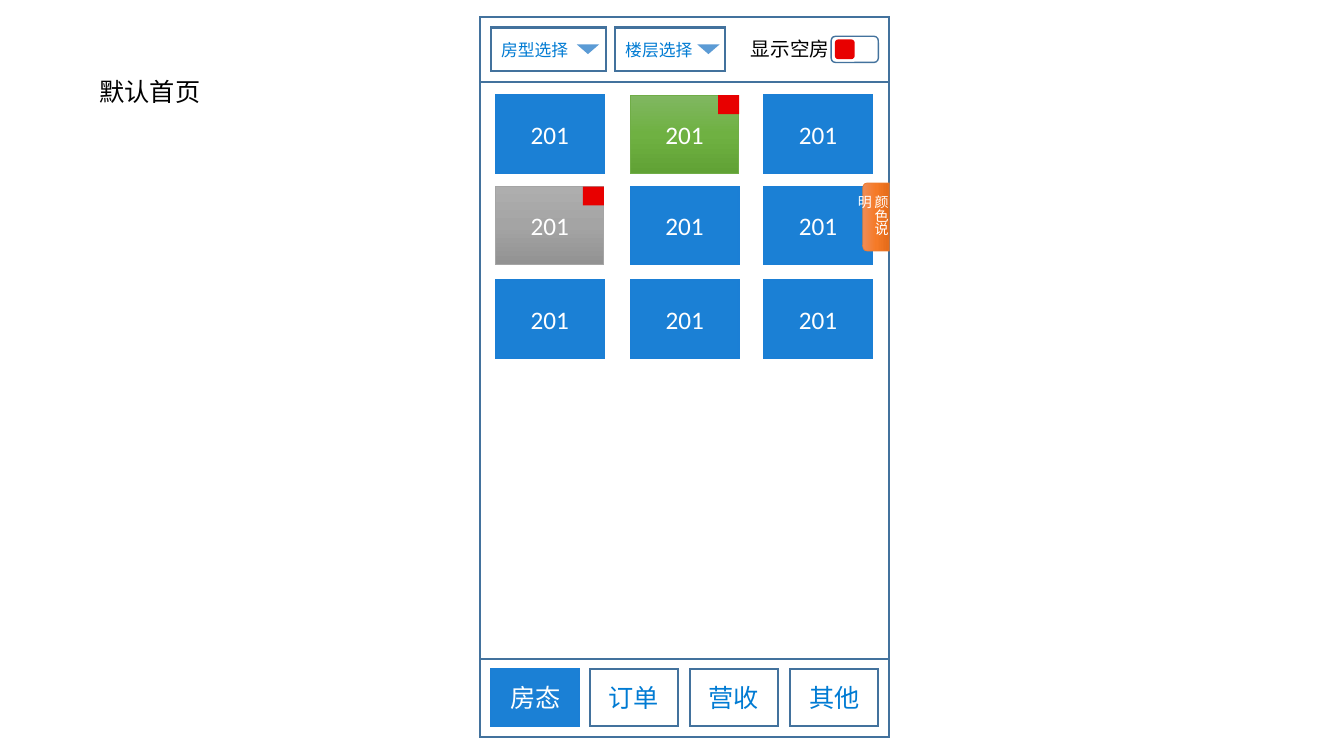
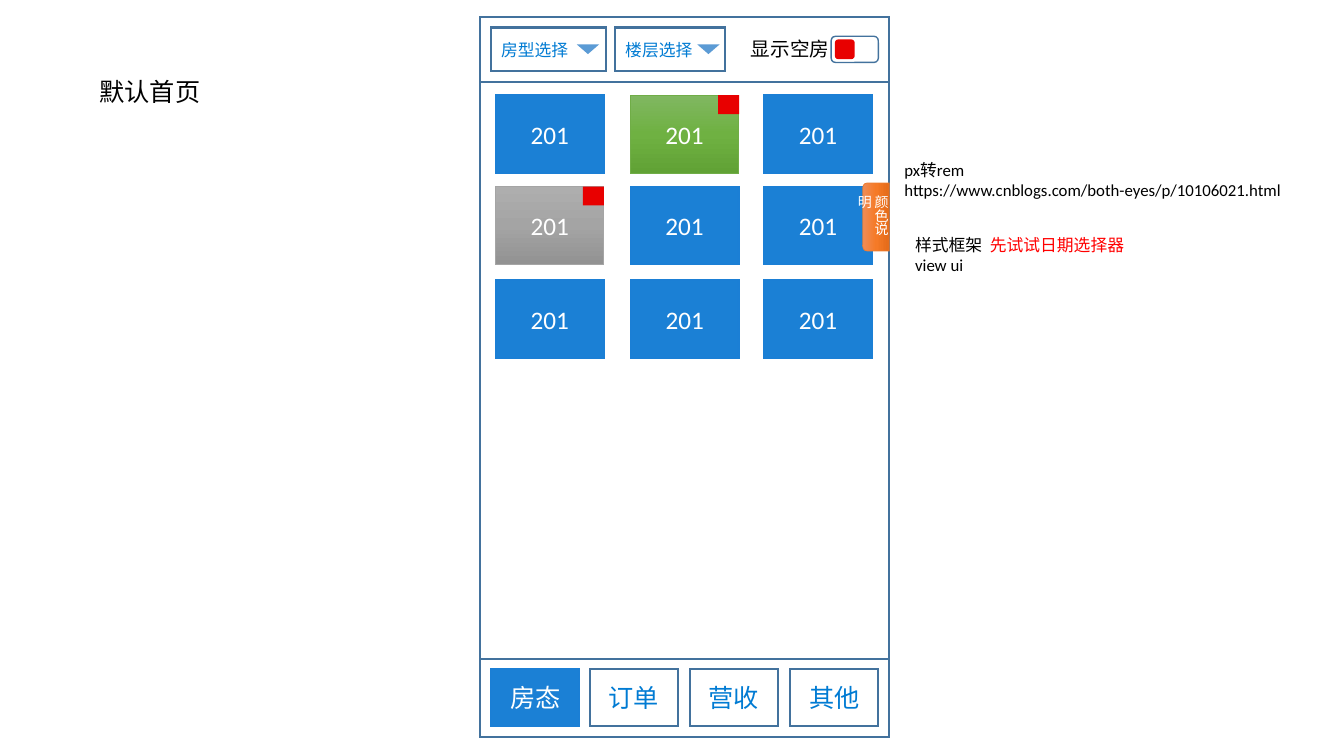
Before and after one commit to ISheenSomeOne/eLive, a slide deck: slide 1 of 后台文档/后台移动端界面.pptx. Drawn at 1344x756 pixels with LibreOffice and Linux fonts; fonts in the diff are those of the drawing. Boxes give left, top, right and bottom in pixels: in the first picture for what was removed or moved away, otherwise in the second. Text is boxed around its words. In the diff, an @@ line names an element or a change of style, - is before the commit and + after.

```diff
--- a/后台文档/后台移动端界面.pptx
+++ b/后台文档/后台移动端界面.pptx
@@ text added at [904,162,1280,199], 12 pt, text #000000 @@
+px转rem
+https://www.cnblogs.com/both-eyes/p/10106021.html
@@ text added at [915,237,1124,271], 12 pt, text #000000 @@
+样式框架 先试试日期选择器
+view ui
```
Also in this commit, not shown: 2 other slides changed, 3 slides added, 11 other files.
